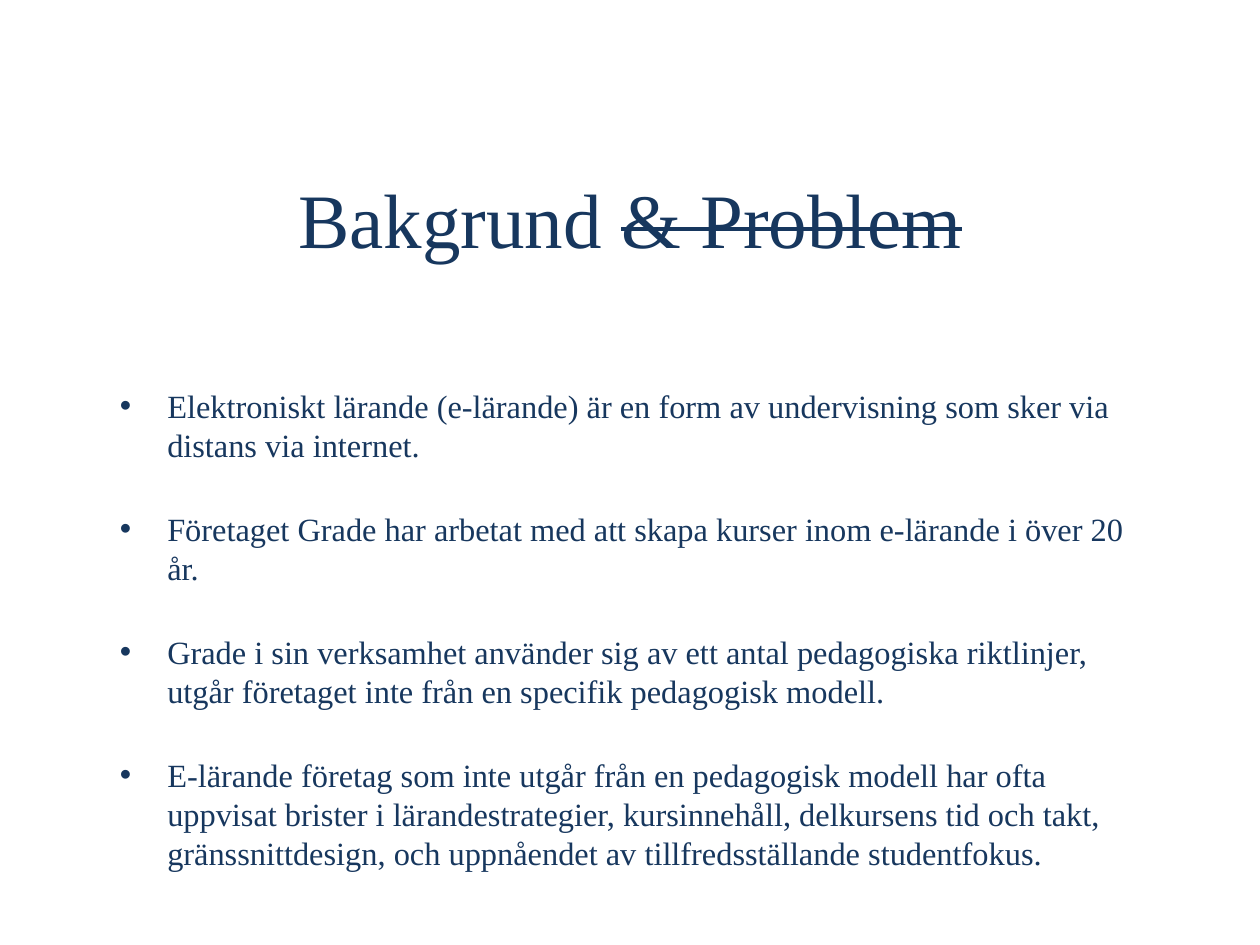
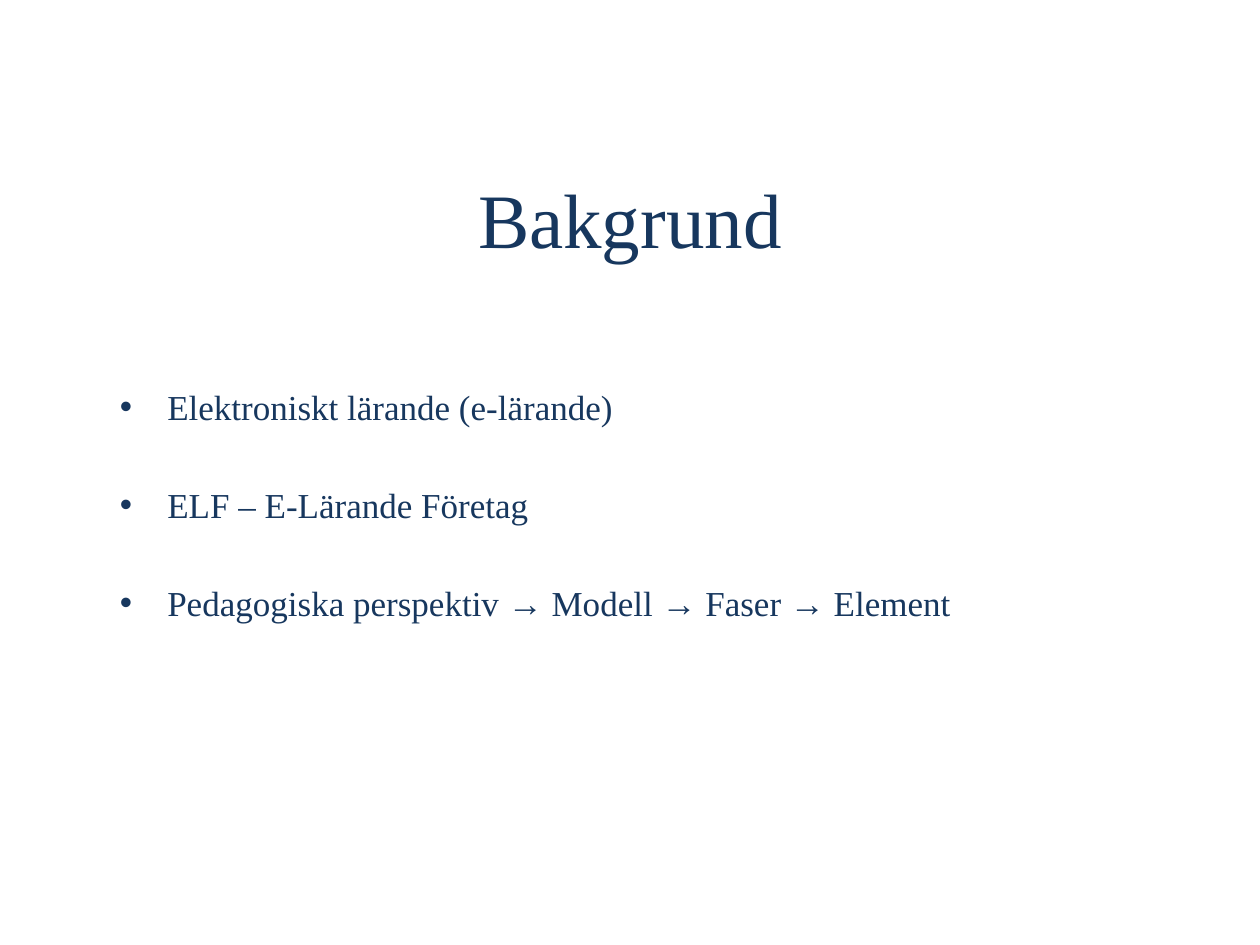
Before and after one commit to OliviaImner/thesis_document, a slide deck: slide 2 of Thesis/Presentation.pptx. Drawn at 1260x945 pixels with LibreOffice and Linux fonts; fonts in the diff are those of the drawing. Boxes give left, top, right and bottom in pixels: in the first picture for what was removed or moved away, otherwise in the second. Text is boxed around its words. In the diff, an @@ line names an element or a change of style, - is before the commit and + after.

Commit message:
update

```diff
--- a/Thesis/Presentation.pptx
+++ b/Thesis/Presentation.pptx
@@ title at <box>478,194,781,263</box>: text changed @@
-Bakgrund & Problem
+Bakgrund
@@ subtitle at <box>167,395,951,624</box>: text changed; size 18.5 to 20 pt @@
-• Elektroniskt lärande (e-lärande) är en form av undervisning som sker via distans via internet.
-• Företaget Grade har arbetat med att skapa kurser inom e-lärande i över 20 år.
-• Grade i sin verksamhet använder sig av ett antal pedagogiska riktlinjer, utgår företaget inte från en specifik pedagogisk modell.
-• E-lärande företag som inte utgår från en pedagogisk modell har ofta uppvisat brister i lärandestrategier, kursinnehåll, delkursens tid och takt, gränssnittdesign, och uppnåendet av tillfredsställande studentfokus.
+• Elektroniskt lärande (e-lärande)
+• ELF – E-Lärande Företag
+• Pedagogiska perspektiv → Modell → Faser → Element
```
Also in this commit, not shown: 5 other slides changed, 5 slides added, 5 slides removed.
